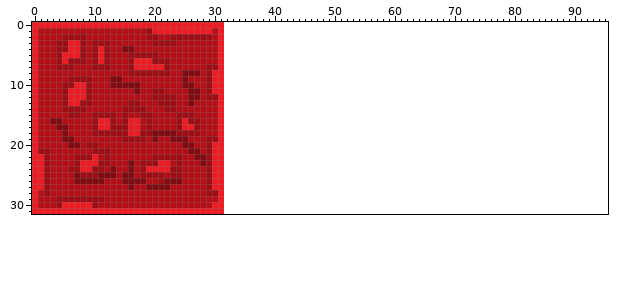
Sprite sheet: Graphics2/lava block.png. The first picture shows the starting point.
The file is 32x32 pixels. The old version is drawn lined up with the new one, on the new canvas.
The same view after the edit:
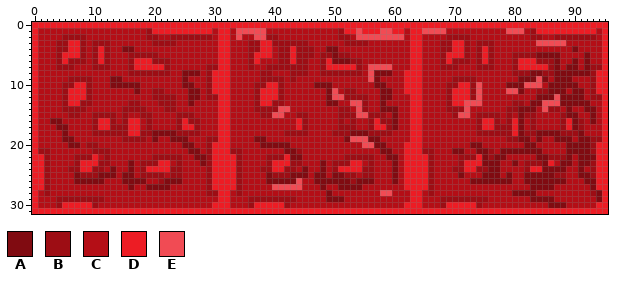
Palette (. is transparent): A #800b11  B #9d0d14  C #b40e16  D #ed1c24  E #f14b54
From old to new:
canvas 32x32 -> 96x32
y 0: x 32..95 ................................................................ -> DDDDDDDDDDDDDDDDDDDDDDDDDDDDDDDDDDDDDDDDDDDDDDDDDDDDDDDDDDDDDDDD
y 1: x 32..95 ................................................................ -> DCEEEEECCCCCCCCCCCCBDDEDDDEEDDCDDEEEECCCCCCCCCCEEECBDDDDDDDDDDCD
y 2: x 32..95 ................................................................ -> DCECCEEBBCCCCCCCCCCBBCEEEEEEEECDDCCCCBBBBCCCCCCCCCCBBCCBBBBBBBCD
y 3: x 32..95 ................................................................ -> DCCCBBDDBBBBBBCCCCCCBBBBCCCCCCCDDCCCBBDDBCBBBCCCCCCCEEEEECCCCCCD
y 4: x 32..95 ................................................................ -> DCCCBBDDCBBDBBBCCAACCCCCCCCCCCCDDCCCBBDDBCBDBCCCCCCCCCCCCCACCCCD
y 5: x 32..95 ................................................................ -> DCCCBDDDCBBDBBBCBBABBCCCCCCCCCCDDCCCBDDDBCBDBCCCBBBBAAAACCCCACCD
y 6: x 32..95 ................................................................ -> DCCCBDCCCBBDBBCCBDAAABBCCCCCCCCDDCCCBDBBBCBDBCCCBDDDBBBACCACACCD
y 7: x 32..95 ................................................................ -> DCCCBCCBBBBBBBCCBDDDDDBCEEEECCCDDCCCBBBCCCBBBCCCBDDDDDBACAACABBD
y 8: x 32..95 ................................................................ -> DCCCCCBBCCCBBBCCBBBBBBBCEAAACCDDDCCCCCCCCCCCCCCCBBBAABBAAAAAABDD
y 9: x 32..95 ................................................................ -> DCCCCCBBBBCBCCCCCCCCCCCCEACCCCDDDCCCCCBBBBCCCCCCCAAAEACAAACCCBDD
y 10: x 32..95 ................................................................ -> DCCCCBBDDBCCCCCAAACCCCCCCAACCCDDDCCCCBBDDBECCCCAAAEEECAAAAACCBDD
y 11: x 32..95 ................................................................ -> DCCCCBDDDBCCCCCCCAECBBCCCCAACCDDDCCCCBDDDBECCCCEEACCBBAAACAACBDD
y 12: x 32..95 ................................................................ -> DCCCCBDDDBCCCCCCCAEEBBBBCCAACCCDDCCCCBDDDBECCCCCCCCCAAAEAAAACBBD
y 13: x 32..95 ................................................................ -> DCCCCBDDBBCCCCCCCAACCEEBCCACCCCDDCCCCBDDEEECCCCCBBCAAEEEAAAAACCD
y 14: x 32..95 ................................................................ -> DCCCCBBBBEECCCCCCCCBBCEBCCAAACCDDCCCCBBBECCCCCCBBAAACEBBCACCAACD
y 15: x 32..95 ................................................................ -> DCCCCCBBEECCBBCCCCCBBBEEBBBCACCDDCCCCCBEECBBBBCBCABBCCCCBAACCACD
y 16: x 32..95 ................................................................ -> DCCCCCCCCCCCDBCCCCCBCBCCBDBBACCDDCCCCCCCCCBDDBCBDACBCCCCBDABCACD
y 17: x 32..95 ................................................................ -> DCCCCCCCCCCCDBCCCCCBBBCCBDDBACCDDCCCCCCCCCBDDBBBDACBCCCCBDABCCCD
y 18: x 32..95 ................................................................ -> DCCCCCCCCCBBBBCCCCBBBAAABBBBCCCDDCCCCCCCCCBBBBBBDABBAAAABBBACCCD
y 19: x 32..95 ................................................................ -> DCCCCAACCCCCCCCCCCCCAEEEAACCCCCDDCCCCCCCCCCCCCCBBAACACCAAACAABBD
y 20: x 32..95 ................................................................ -> DCCCCCAAAAACCCCCCCCCCCCEEAACCCDDDCCCCCCCCAACCCCCCCAACCCCCAAAABDD
y 21: x 32..95 ................................................................ -> DBBCCCCCCCAABCCCCCCCCCCCCCAACCDDDBBCCCAACCAABCAAAAAAACCCCAAAABDD
y 22: x 32..95 ................................................................ -> DDBCCCCBBBDAACCCCCCCBBBBBCCAACDDDDBCCCCBBBDABAACCCCCAABBBACAAADD
y 23: x 32..95 ................................................................ -> DDBCCCCBDDDBBCCCACBBBDDCBCCCACDDDDBCCCCBDDDAAACCACBBBADCAACAABDD
y 24: x 32..95 ................................................................ -> DDBCCCBBDDBBCACCACBDDDDBBCCCACDDDDBCCCBBDDBBAACCCCBDDAAAACCACBDD
y 25: x 32..95 ................................................................ -> DDBCCCCABBBAAACAACAABBCBBCCCACDDDDBCCCCACCCAAACACCAAAAABBCCAABDD
y 26: x 32..95 ................................................................ -> DDBCCCCAAAAAECCAAAAAABAAACCCACDDDDBCCCCCCAAAAAAACCAAAAAAACCCAADD
y 27: x 32..95 ................................................................ -> DDBCCCCCEEEEECCCACCAAAACCCCCCCDDDDBCCCCCCCCCCCCCCCCAAAACCCCCCADD
y 28: x 32..95 ................................................................ -> DCBCCCCCCCCCCCCCCACCCCCCCCEECCCDDCBCCCCCCCCCCCCCAAAACCCCCCCCCBAD
y 29: x 32..95 ................................................................ -> DCCCBBBBBBBBCCCCCAAACCCCCCCCCCCDDCCCBBBBBBBBCCCCCCCAAAACCCCCCCAD
y 30: x 32..95 ................................................................ -> DCCCBDDDDDBCCCCCCCCCCCCCCCCCCCDDDCCCBDDDDDBCCCCCCCCCCCAAACCCCCDD
y 31: x 32..95 ................................................................ -> DDDDDDDDDDDDDDDDDDDDDDDDDDDDDDDDDDDDDDDDDDDDDDDDDDDDDDDDDDDDDDDD
